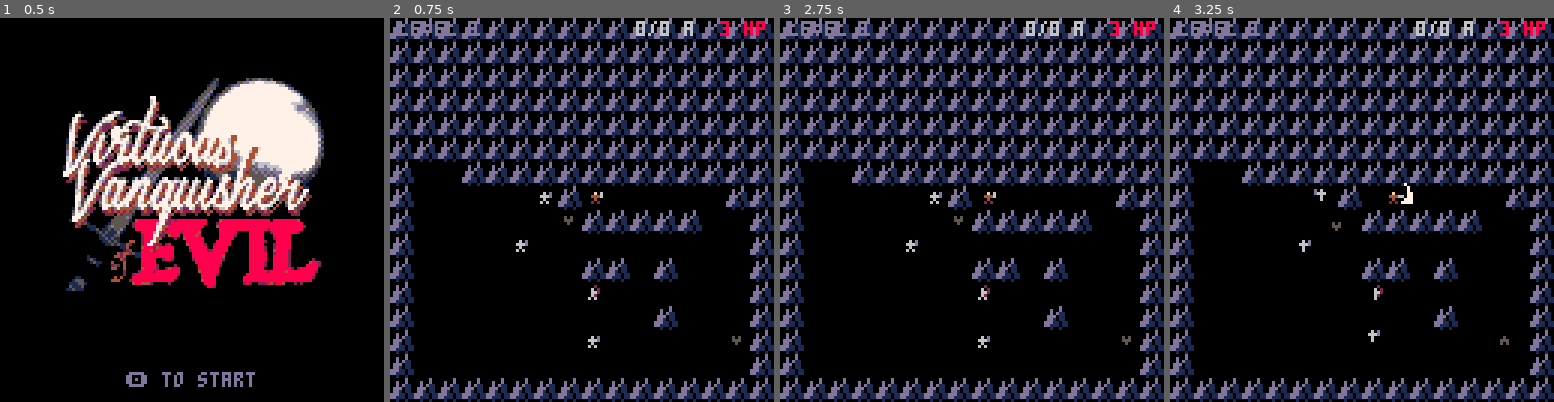
Above: before the commit, frames 1-4 (left to right).
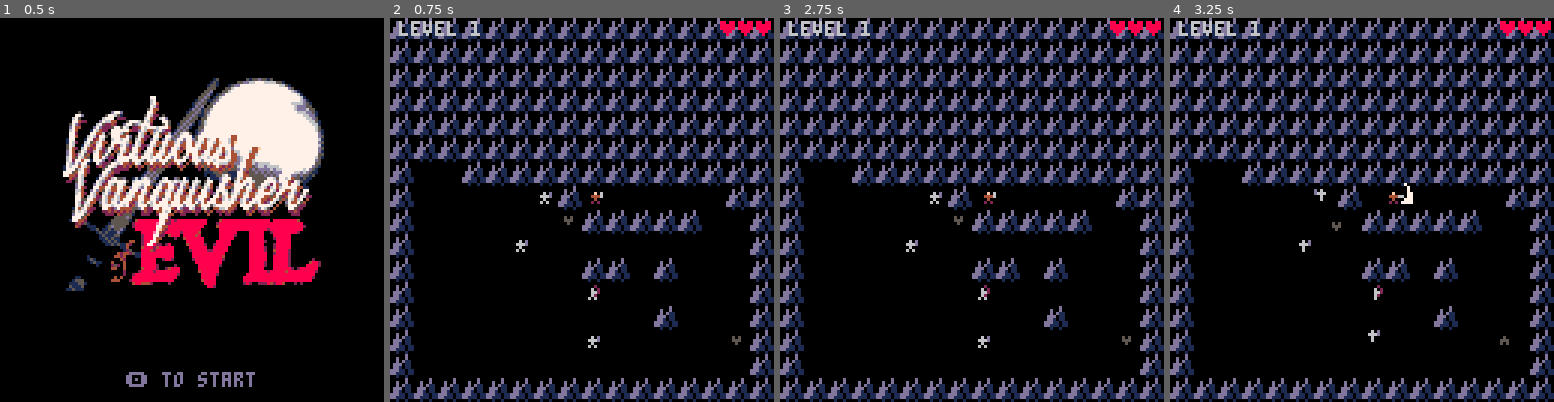
Above: after the commit, the same moments.

Repository: ironchestgames/pico-8-carts
Game: PICO-8 cartridge epicevilender.p8
The game is run twice, just before and just after one commit, with the same random seed, the same clock (stepped at 60 frames per second) and the same inputs.
Inputs:
- Up to frame 1 (0.5 s): tap X (X key) at 0.33 s
- Up to frame 2 (0.75 s): tap O (Z key) at 0.7 s
- Up to frame 3 (2.75 s): tap X (X key) at 1.07, 1.85 s; hold Right 1.6-2.1 s; tap O (Z key) at 1.7, 2.1, 2.5 s; hold Up 2.15-2.42 s; hold Right from 2.47 s (still down)
- Up to frame 4 (3.25 s): tap O (Z key) at 2.9 s; tap X (X key) at 2.97 s; release Right at 3.03 s; hold Left from 3.08 s (still down)

Frame 1 is identical in both runs. In frame 2, 0.8% of the frame differs, in the area x 2-100%, y 0-5%; in frame 3, 0.8%; in frame 4, 0.8%.

Commit message:
epicevilender - add symbols to gui

Diff:
--- a/epicevilender.p8
+++ b/epicevilender.p8
@@ -2036,11 +2036,24 @@
  end
 
  -- draw gui
+ offset=0
+ for _i=0,avatar.hp-1 do
+  print('\x87',121-_i*6,1,8)
+  offset=(_i+1)*6-1
+ end
+
+ for _i=0,avatar.startarmor-1 do
+  x=0
+  if _i >= avatar.armor then
+   x=5
+  end
+  sspr(x,0,5,5,121-offset-_i*6,1)
+ end
+
  if dungeonlevel > 0 then
-  print('level '..dungeonlevel,3,1,13)
- end
- print(avatar.armor..'/'..avatar.startarmor..' a',82,1,6)
- print(avatar.hp..' hp',110,1,8)
+  print('level '..dungeonlevel,3,1,6)
+ end
+
  if avatar.hp <= 0 then
   print('a deadly blow',40,60,8)
   if gametick-deathts > 150 then
@@ -2366,11 +2379,11 @@
 end
 
 __gfx__
-00000000000000000000000000000000000000000000000000000000000000000555550000000000055555000550055005555550005555500000005500000055
-00000000000000000000054000000000000000000000000000000000000000005000005055505500555555505555555505555550050000000000055000000555
-00000000000000000022544400000000000000000000000000000000000000005000005055505500555555505055550505555550055555000000505000005550
-00000000000000000544440000000000000000000000000000000000000000000550050055505500500500505055550505555550055555000005005050055500
-00000000000000005040040000000000000000000000000000000000000000000005500055505500550005500055550005555550055555000050050005555000
+66666555550000000000000000000000000000000000000000000000000000000555550000000000055555000550055005555550005555500000005500000055
+6ddd6511150000000000054000000000000000000000000000000000000000005000005055505500555555505555555505555550050000000000055000000555
+6ddd6511150000000022544400000000000000000000000000000000000000005000005055505500555555505055550505555550055555000000505000005550
+06d60051500000000544440000000000000000000000000000000000000000000550050055505500500500505055550505555550055555000005005050055500
+00600005000000005040040000000000000000000000000000000000000000000005500055505500550005500055550005555550055555000050050005555000
 00000000000000000050050000000000000000000000000000000000000000000055550055550550550005500055550005555550055555000500500000550000
 0f000000000000000000000000000000000000000000000000000000000000000055550055555055550005500055550000555500055555005555000005050000
 11100000000000000000000000000000000000000000000000000000000000000005500005555055050005000000000000055000055555005000000050005000
